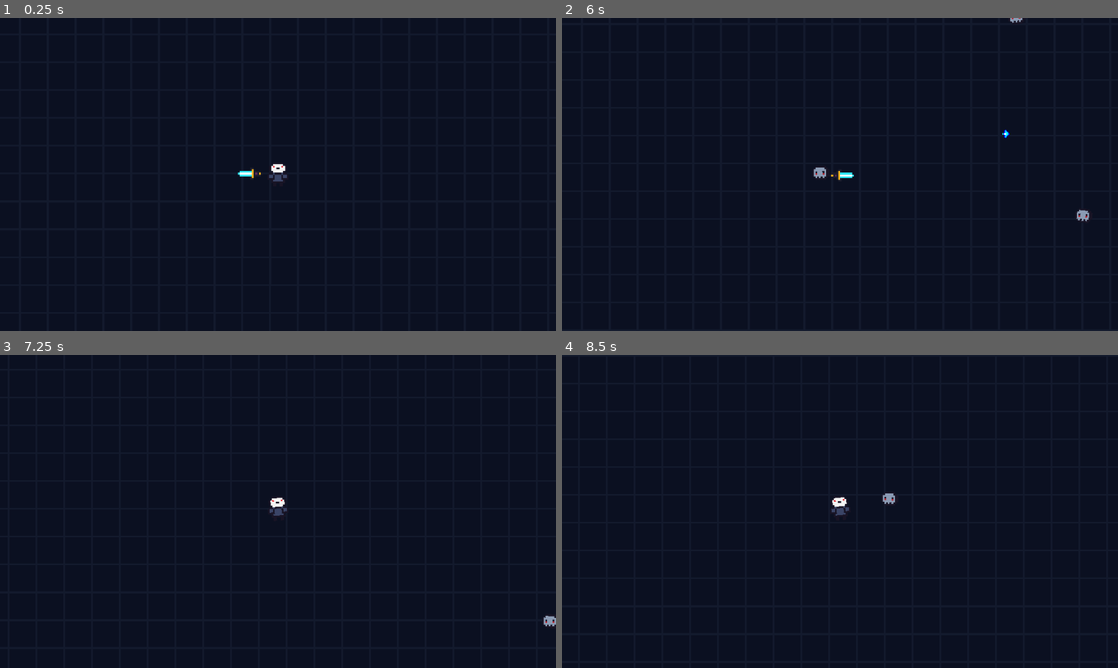
Above: before the commit, frames 1-4 (two rows, left to right).
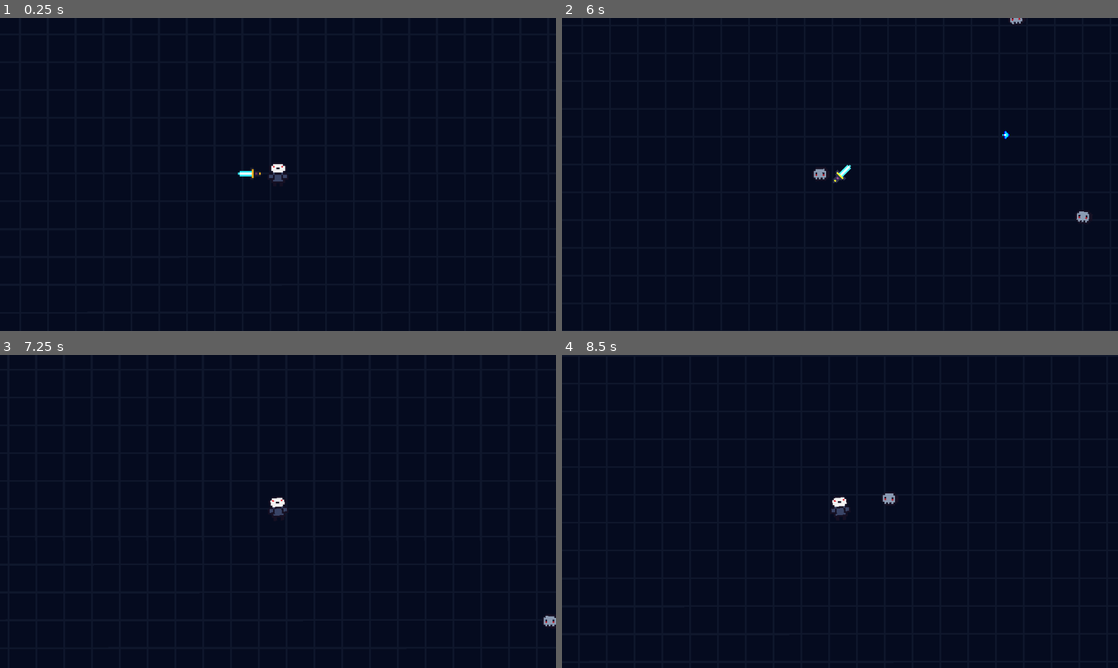
Above: after the commit, the same moments.

Repository: hanssantos02/the-under-forge
Game: Godot game, scene res://scenes/main.tscn
Two runs of this game, one before a commit and one after it. Both use one fixed random seed, a clock stepped at 60 frames per second and the inputs below.
Inputs (mouse positions are in pixels of both pictures, inside the frame that each line leads up to):
- Up to frame 1 (0.25 s): no input
- Up to frame 2 (6 s): tap Enter (ui_accept) at 0.5, 0.77, 1.52, 3.02, 3.77, 4.52 s; move the mouse to (962, 158) at 0.52 s; hold D (move_right) 0.53-1.28 s; move the mouse to (728, 190) at 1.27 s; hold S (move_down) 1.28-2.03 s; move the mouse to (895, 105) at 2.02 s; hold D (move_right) 2.03-2.78 s; move the mouse to (812, 237) at 2.77 s; hold W (move_up) 2.78-3.53 s; move the mouse to (1006, 221) at 3.52 s; hold A (move_left) 3.53-5.03 s; move the mouse to (673, 127) at 4.27 s; move the mouse to (867, 174) at 5.02 s; hold S (move_down) 5.03-5.78 s; move the mouse to (756, 96) at 5.77 s; hold D (move_right) from 5.78 s (still down)
- Up to frame 3 (7.25 s): tap Enter (ui_accept) at 6.02, 6.77 s; move the mouse to (400, 495) at 6.52 s; release D (move_right) at 6.53 s; hold W (move_up) from 6.53 s (still down)
- Up to frame 4 (8.5 s): move the mouse to (728, 527) at 7.27 s; release W (move_up) at 7.28 s; hold D (move_right) 7.28-8.03 s; tap Enter (ui_accept) at 7.52 s; move the mouse to (895, 442) at 8.02 s; hold S (move_down) from 8.03 s (still down)

The runs differ from the first frame. In frame 2, 0.2% of the frame differs, in the area x 45-95%, y 0-66%; in frame 3, less than 0.1%; in frame 4, less than 0.1%.

Commit message:
Update dropped weapon
Updated the dropped weapon scripts to make it look like it's floating upon death

Diff:
--- a/scenes/dropped_weapon.tscn
+++ b/scenes/dropped_weapon.tscn
@@ -7,9 +7,11 @@
 size = Vector2(14, 7)
 
 [node name="DroppedWeapon" type="Area2D" unique_id=1573558440]
+rotation = -0.7853982
 script = ExtResource("1_qd357")
 
 [node name="Sprite2D" type="Sprite2D" parent="." unique_id=819940746]
+modulate = Color(1.8247963, 1.8247963, 1.8247963, 1)
 texture = ExtResource("2_us8y3")
 
 [node name="CollisionShape2D" type="CollisionShape2D" parent="." unique_id=938629176]
--- a/scenes/main.tscn
+++ b/scenes/main.tscn
@@ -11,6 +11,10 @@
 }
 point_count = 5
 
+[sub_resource type="Environment" id="Environment_6baej"]
+background_mode = 3
+glow_enabled = true
+
 [node name="Main" type="Node2D" unique_id=1984651099]
 script = ExtResource("1_jyhfs")
 player_scene = ExtResource("2_sugp2")
@@ -18,6 +22,7 @@
 
 [node name="Background" type="Sprite2D" parent="." unique_id=495847255]
 texture_repeat = 2
+rotation = -0.00023672085
 texture = ExtResource("4_jyhfs")
 region_enabled = true
 region_rect = Rect2(0, 0, 10000, 10000)
@@ -36,5 +41,8 @@
 [node name="SpawnLocation" type="PathFollow2D" parent="SpawnPath" unique_id=1979444003]
 position = Vector2(0.4705864, 0)
 
+[node name="WorldEnvironment" type="WorldEnvironment" parent="." unique_id=1192073724]
+environment = SubResource("Environment_6baej")
+
 [connection signal="tree_exited" from="Player" to="." method="_on_player_died"]
 [connection signal="timeout" from="SpawnTimer" to="." method="_on_spawn_timer_timeout"]
--- a/scripts/dropped_weapon.gd
+++ b/scripts/dropped_weapon.gd
@@ -1,6 +1,12 @@
 extends Area2D
 
 @export var stats: WeaponStats
+
+func _ready() -> void:
+	var tween = create_tween().set_loops()
+	var start_y = position.y
+	tween.tween_property(self, "position:y", start_y - 5.0, 1.0).set_trans(Tween.TRANS_SINE)
+	tween.tween_property(self, "position:y", start_y, 1.0).set_trans(Tween.TRANS_SINE)
 
 func _on_body_entered(body: Node2D) -> void:
 	if body.is_in_group("player"):
